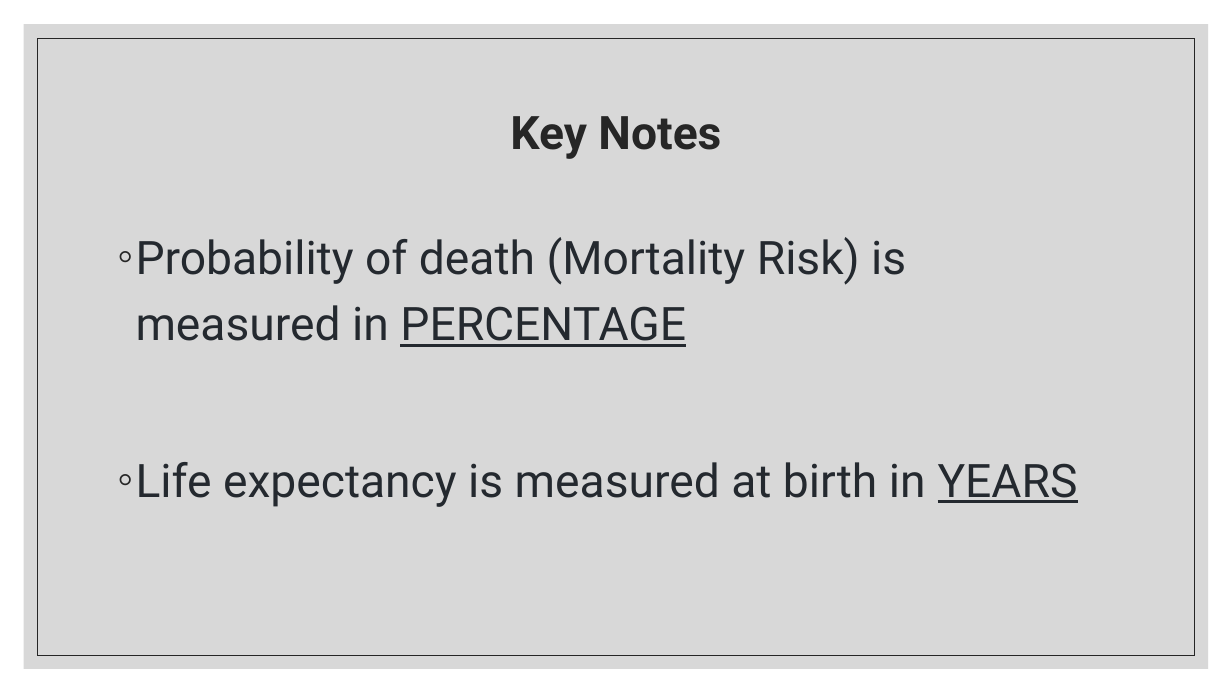
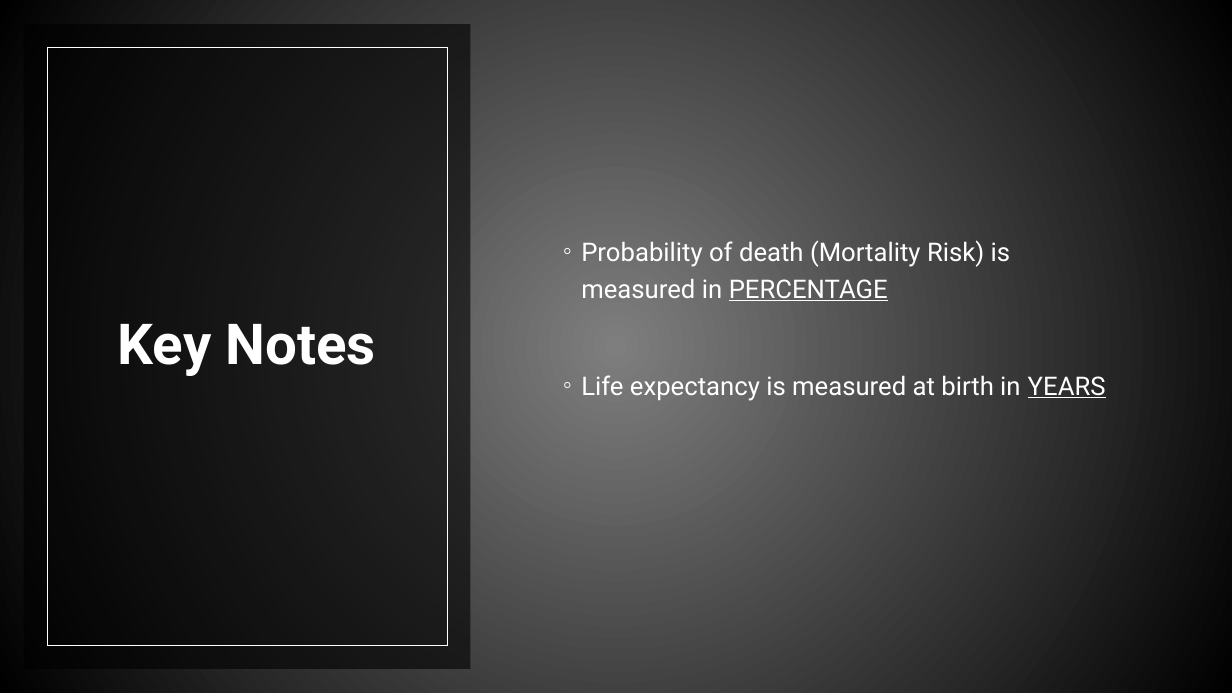
Before and after one commit to Dlstark/Mortality_Rates, a slide deck: slide 4 of Capstone intro slides.pptx (slide 5 before the commit). Drawn at 1232x693 pixels with LibreOffice and Linux fonts; fonts in the diff are those of the drawing. Boxes give left, top, right and bottom in pixels: in the first picture for what was removed or moved away, otherwise in the second. Text is boxed around its words. In the diff, an @@ line names an element or a change of style, - is before the commit and + after.

```diff
--- a/Capstone intro slides.pptx
+++ b/Capstone intro slides.pptx
@@ background #FFFFFF to gradient #7F7F7F to #000000 @@
@@ rectangle added at box(0, 0, 1232, 693), fill gradient #7F7F7F to #000000 @@
@@ rectangle at box(24, 24, 1209, 669): fill #BFBFBF at 60% opacity to #000000 at 60% opacity @@
@@ rectangle added at box(24, 24, 470, 669), fill #000000 at 60% opacity @@
@@ rectangle at box(38, 38, 1195, 655): outline #262626 0.5 pt to #FFFFFF 0.5 pt @@
@@ rectangle added at box(47, 47, 447, 646), outline #FFFFFF 0.5 pt @@
@@ text "Probability of death (Mortality Risk) ...": place and size @@
-text "Probability of death (Mortality Risk) ..." at box(136, 237, 1078, 507)
+text "Probability of death (Mortality Risk) ..." at box(581, 240, 1106, 401)
@@ text "Probability of death (Mortality Risk) ..." at box(581, 240, 1106, 401): size 36 to 20 pt, text colour #24292F to #FFFFFF; bullet colour #262626 to #FFFFFF; vertical alignment top to middle @@
@@ title "Key Notes": place and size @@
-title "Key Notes" at box(510, 116, 721, 159)
+title "Key Notes" at box(118, 324, 376, 376)
@@ title "Key Notes" at box(118, 324, 376, 376): size 36 to 44 pt, text colour #262626 to #FFFFFF @@
```
Also in this commit, not shown: 1 slide removed, 6 other files.
